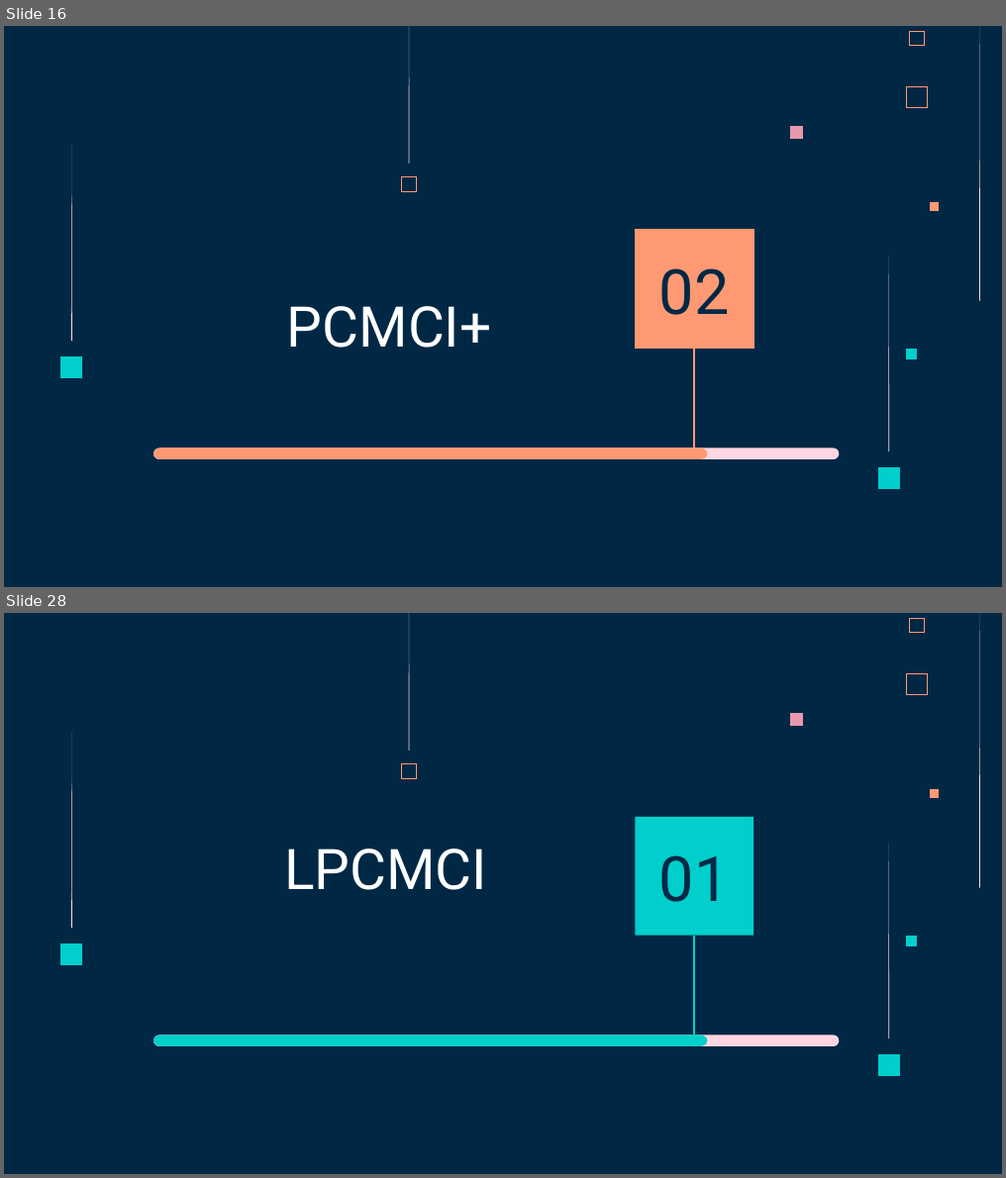
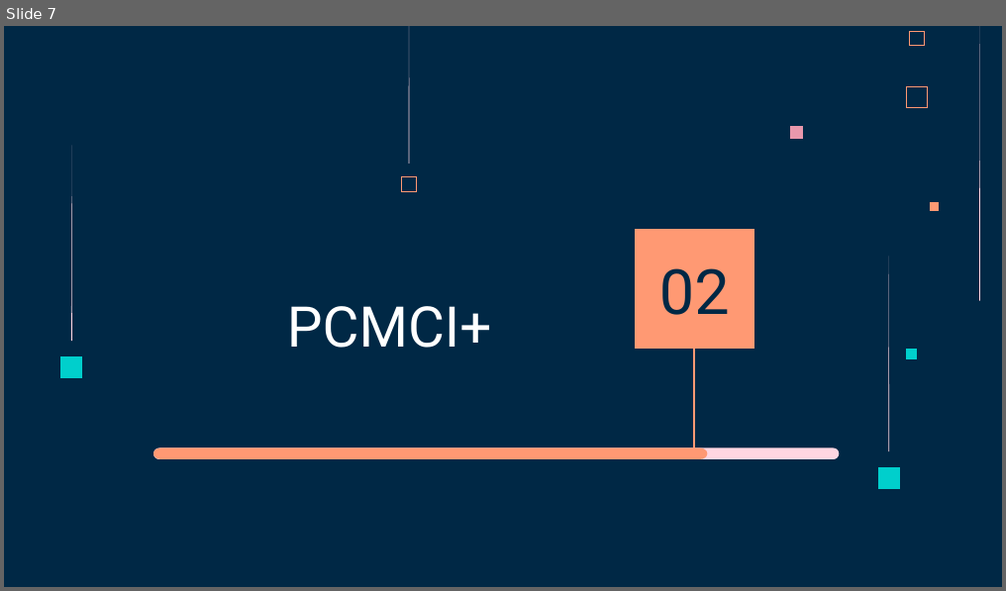
Before and after one commit to Flopp88/Causal-Analysis-of-Time-Series, a slide deck: Présentations/Présentation6.pptx. Shown one above the other, each under a label of ours: slides 16 and 28 before the commit, slide 7 after it; the slides between them are not shown. The pictures are 1006x1178 and 1006x591 pixels, drawn with LibreOffice and Linux fonts; fonts in the diff are those of the drawing. Boxes give left, top, right and bottom in pixels: in the first picture for what was removed or moved away, otherwise in the second. Text is boxed around its words. In the diff, an @@ line names an element or a change of style, - is before the commit and + after.

```diff
--- a/Présentations/Présentation6.pptx
+++ b/Présentations/Présentation6.pptx
@@ slide 28 removed at (4,613,1002,1174), background #002845; not listed: 12 template elements that a slide beside it also shows @@
@@ rectangle removed at (635,817,753,935) @@
@@ text removed at (284,849,487,890) @@
-LPCMCI
@@ title removed at (659,856,730,902) @@
-01
@@ line removed from (694, 936) to (694, 1042) @@
@@ freeform shape removed at (153,1035,840,1047) @@
@@ freeform shape removed at (153,1035,708,1047) @@
@@ what was slide 16 is now slide 7 @@
```
Also in this commit, not shown: 19 slides changed, 2 slides added, 2 other slides removed, 4 other files.
